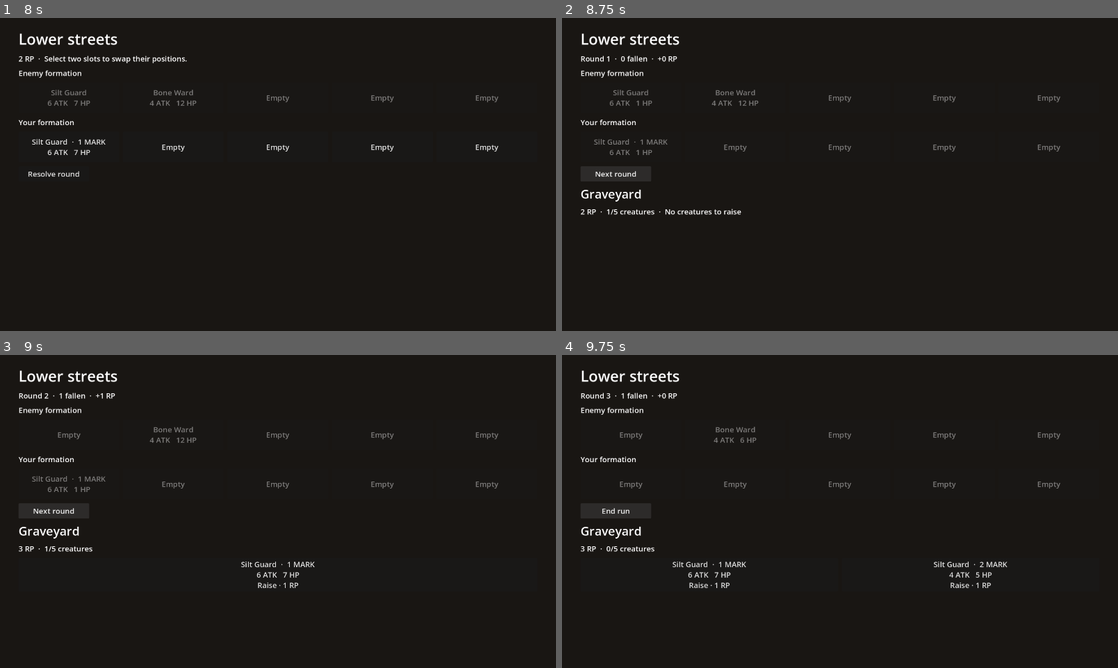
Above: before the commit, frames 1-4 (two rows, left to right).
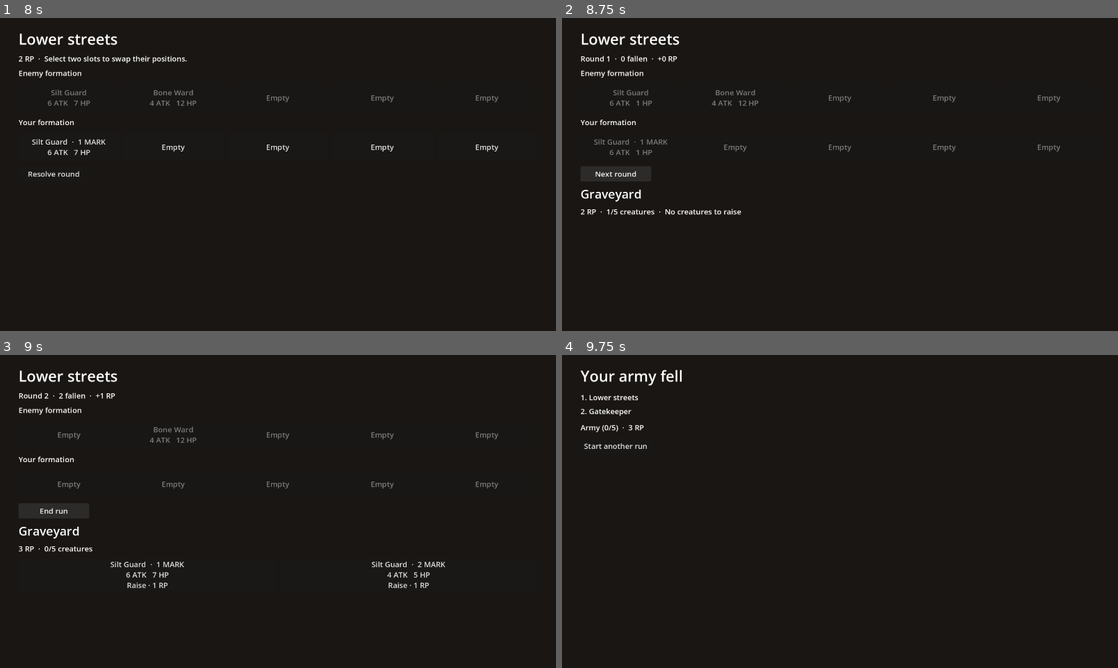
Above: after the commit, the same moments.

Repository: ekaktusz/gameoff2026-deckromancy
Game: Godot game, scene res://Intro/intro.tscn
Two runs of this game, one before a commit and one after it. Both use one fixed random seed, a clock stepped at 60 frames per second and the inputs below. Video files are missing from this copy of the repository; at most half a second of black plays in their place.
Inputs:
- Up to frame 1 (8 s): tap Enter at 0.5, 2, 3.5 s; tap Space at 1.25, 2.75, 4.25 s; click "Start" at 5 s; click "Silt Guard · 1 MARK 6 ATK 7 H…" at 5.75 s; click "Enter the city" at 6.5 s; click "Enter battle" at 7.25 s
- Up to frame 2 (8.75 s): click "Resolve round" at 8 s
- Up to frame 3 (9 s): click "Next round" at 8.75 s
- Up to frame 4 (9.75 s): click "Next round" (after the commit: "End run") at 9.5 s

Frames 1-2 are identical in both runs. In frame 3, 0.9% of the frame differs, in the area x 5-81%, y 12-75%; in frame 4, 2.2%, in the area x 3-90%, y 4-75%.

Commit message:
Defenders always retaliate, even when killed
Co-Authored-By: Claude Opus 5.5 <noreply@anthropic.com>

Diff:
--- a/Gameplay/battle_state.gd
+++ b/Gameplay/battle_state.gd
@@ -46,15 +46,16 @@
 		if ally == null or enemy == null:
 			continue
 
+		# The defender always retaliates, even when the attack kills it.
 		enemy.hp = maxi(0, enemy.hp - ally.attack)
+		ally.hp = maxi(0, ally.hp - enemy.attack)
+
 		if enemy.hp == 0:
 			enemies[column] = null
 			graveyard.append(enemy)
 			if enemy.revivals == 0:
 				run.rp += 1
-			continue
 
-		ally.hp = maxi(0, ally.hp - enemy.attack)
 		if ally.hp == 0:
 			allies[column] = null
 			run.army.erase(ally)
